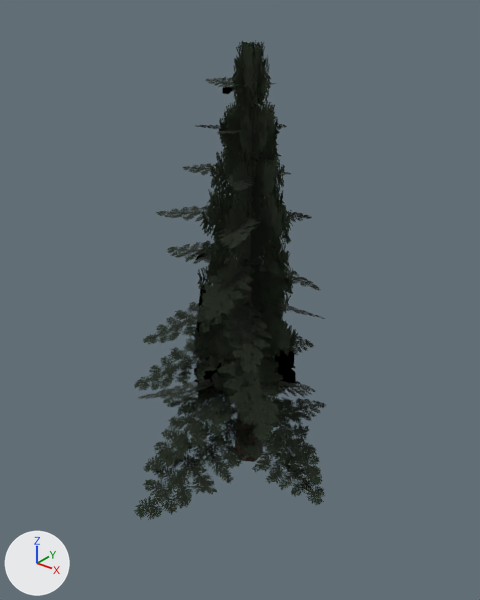
The glTF model public/models/props/pine_c_lod.glb, before and after one commit.
The view is the same before and after, from a 50 mm lens placed at (8.36, -10.8, 10.97), pointed at (0.09, -0.47, 4.56). The axes (+X, +Y, +Z) are drawn at lower left. The lights are the same throughout. The picture after the commit comes second. Vertices at exactly the same position are counted once.

The older version as bpy lines, for what is in view:
```python
ob_pine_c_lod_bark_pine = bpy.data.objects.new('pine_c_lod_bark_pine', me_pine_c_lod_bark_pine)
ob_pine_c_lod_bark_pine.location = (0.0, 0.0, 0.0)
ob_pine_c_lod_pine_needles_c = bpy.data.objects.new('pine_c_lod_pine_needles_c', me_pine_c_lod_pine_needles_c)
ob_pine_c_lod_pine_needles_c.location = (0.0, 0.0, 0.0)
```
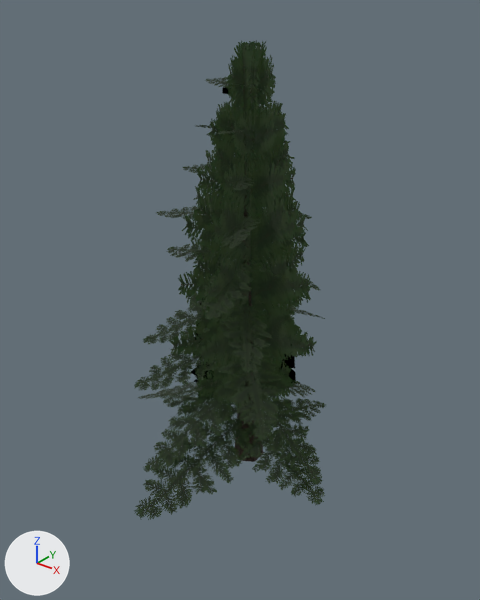
Boxes (x1, y1, x2, y2) around the edits, measured in the pictures (480 x 600 px; the box of a moved part takes in the faces that stretch with it):
'pine_c_lod_pine_needles_c', surface changed, reshaped: (134, 40, 327, 520) in both
part 1 of me_pine_c_lod_pine_needles_c, moved or reshaped: before (192, 40, 298, 405); after (169, 40, 317, 407)

Diff of the bpy script that builds the scene:
```diff
--- a/public/models/props/pine_c_lod.glb.py
+++ b/public/models/props/pine_c_lod.glb.py
@@ mat_pine_needles_c @@
 n0 = _N.new('ShaderNodeBsdfPrincipled'); n0.name = 'Principled BSDF'
 n0.inputs[2].default_value = 1.0  # 'Roughness'
+n0.inputs[28].default_value = 0.85  # 'Emission Strength'
 n1 = _N.new('ShaderNodeOutputMaterial'); n1.name = 'Material Output'
+n7 = _N.new('ShaderNodeTexImage'); n7.name = 'Image Texture'
+n7.image = img_card_pine_c
 n2 = _N.new('ShaderNodeMath'); n2.name = 'Math'
@@ mat_pine_needles_c @@
 n6 = _N.new('ShaderNodeVertexColor'); n6.name = 'Color Attribute'
-n7 = _N.new('ShaderNodeTexImage'); n7.name = 'Image Texture'
-n7.image = img_card_pine_c
+n8 = _N.new('ShaderNodeTexImage'); n8.name = 'Image Texture.001'
+n8.image = img_card_pine_c
 _L.new(n0.outputs[0], n1.inputs[0])  # 'BSDF' to 'Surface'
@@ mat_pine_needles_c @@
 n4 = _N.new('ShaderNodeMix'); n4.name = 'Mix'
 n5 = _N.new('ShaderNodeMath'); n5.name = 'Math.002'
 _L.new(n6.outputs[1], n5.inputs[1])  # 'Alpha' to 'Value'
-_L.new(n7.outputs[0], n4.inputs[6])  # 'Color' to 'A'
-_L.new(n7.outputs[1], n5.inputs[0])  # 'Alpha' to 'Value'
+_L.new(n7.outputs[0], n0.inputs[27])  # 'Color' to 'Emission Color'
+_L.new(n8.outputs[0], n4.inputs[6])  # 'Color' to 'A'
+_L.new(n8.outputs[1], n5.inputs[0])  # 'Alpha' to 'Value'
@@ me_pine_c_lod_pine_needles_c @@
 # used by ob_pine_c_lod_pine_needles_c; location = (0.0, 0.0, 0.0)
-me_pine_c_lod_pine_needles_c.from_pydata(...)  # 188 vertices, 100 faces; spans x -3.32..3.23, y -3.85..2.74, z 0.2..9.98
+me_pine_c_lod_pine_needles_c.from_pydata(...)  # 188 vertices, 100 faces; spans x -3.44..3.26, y -3.85..3.16, z 0.2..10.0
+# me_pine_c_lod_pine_needles_c part 1: 36 of 188 vertices moved; they spanned x -2.56..2.38, y -2.43..2.3, z 1.34..9.98 and now span x -3.44..3.26, y -3.27..3.16, z 1.32..10.0; mean shift (0.0, 0.0, 0.0); largest move (-2.47, 0.12, 5.61) -> (-3.35, 0.16, 5.6)
 me_pine_c_lod_pine_needles_c.materials.append(mat_pine_needles_c)
```
